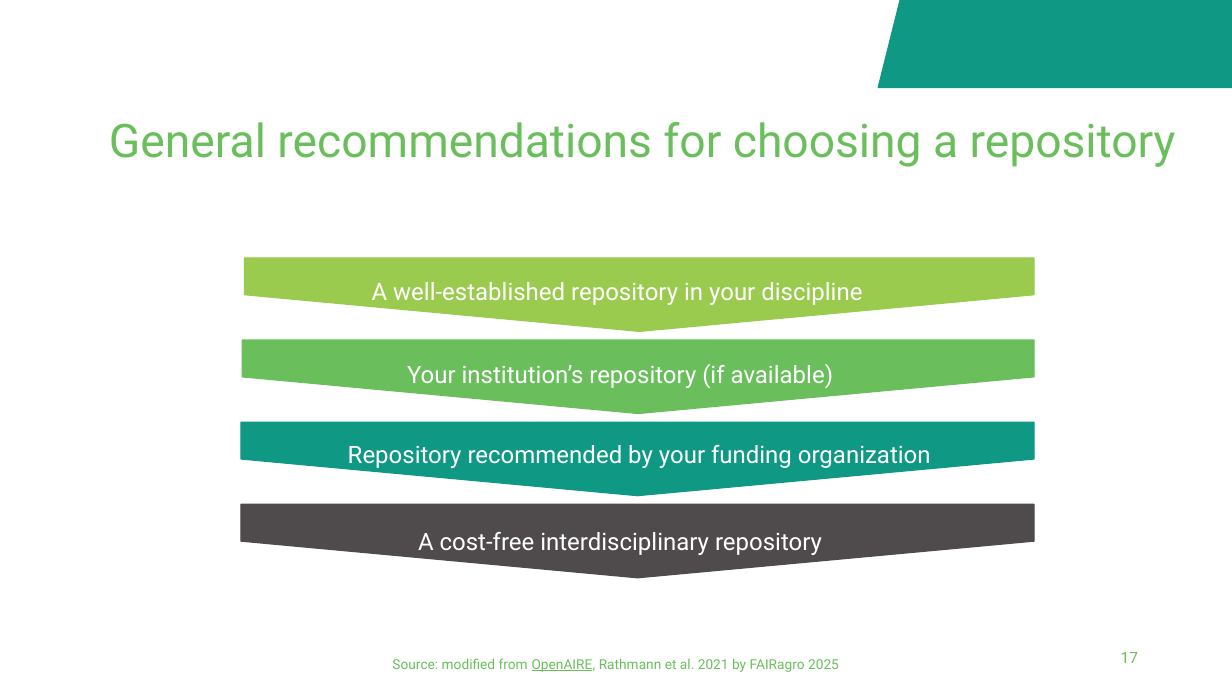
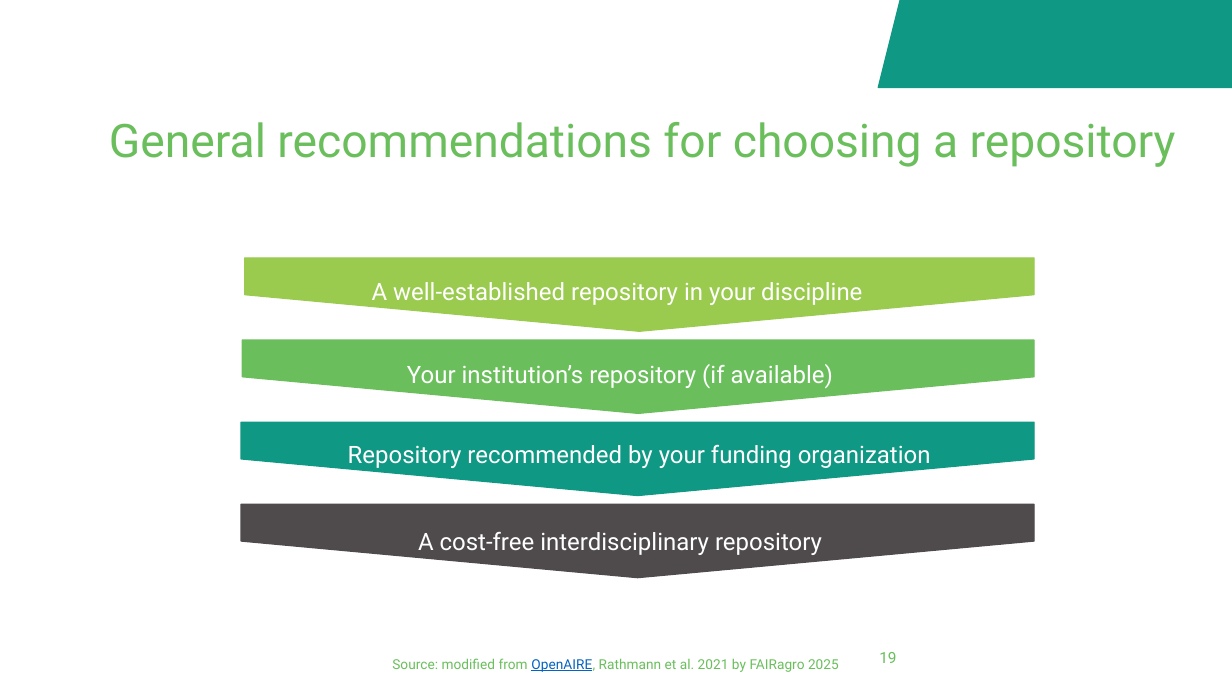
Before and after one commit to fairagro/FAIRagro_Modular-RDM-Training-Material, a slide deck: slide 19 of FAIRagro_Trainings_planned/2026-09_RepoTraining_deNBI/RepoTraining_Slides.odp (slide 17 before the commit). Drawn at 1232x693 pixels with LibreOffice and Linux fonts; fonts in the diff are those of the drawing; background and template pictures are left out. Boxes give left, top, right and bottom in pixels: in the first picture for what was removed or moved away, otherwise in the second. Text is boxed around its words. In the diff, an @@ line names an element or a change of style, - is before the commit and + after.

Commit message:
FAIRagro trainings slide updated

```diff
--- a/FAIRagro_Trainings_planned/2026-09_RepoTraining_deNBI/RepoTraining_Slides.odp
+++ b/FAIRagro_Trainings_planned/2026-09_RepoTraining_deNBI/RepoTraining_Slides.odp
@@ text "Source: modified from OpenAIRE, Rathmann ..." at box(392, 658, 839, 672): text colour #6ABF5C to #0563C1 in "OpenAIRE," @@
@@ page number at box(879, 652, 896, 663): text changed @@
-17
+19
```
Also in this commit, not shown: 15 other slides changed, 6 slides added, 7 slides removed, 3 other files.
